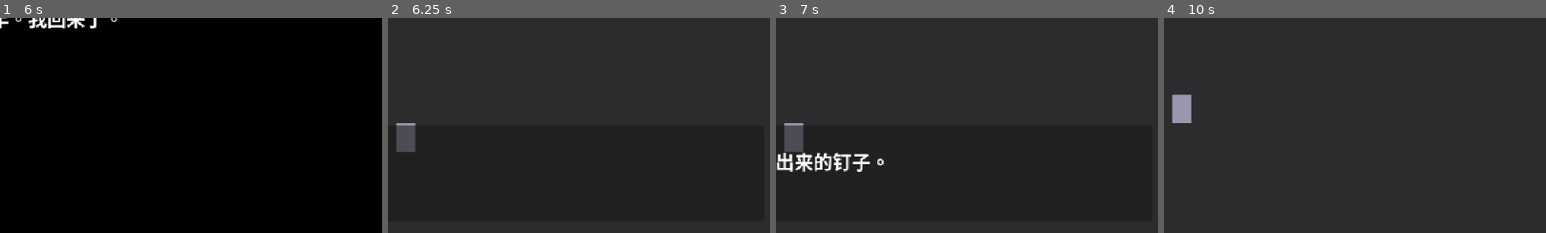
Above: before the commit, frames 1-4 (left to right).
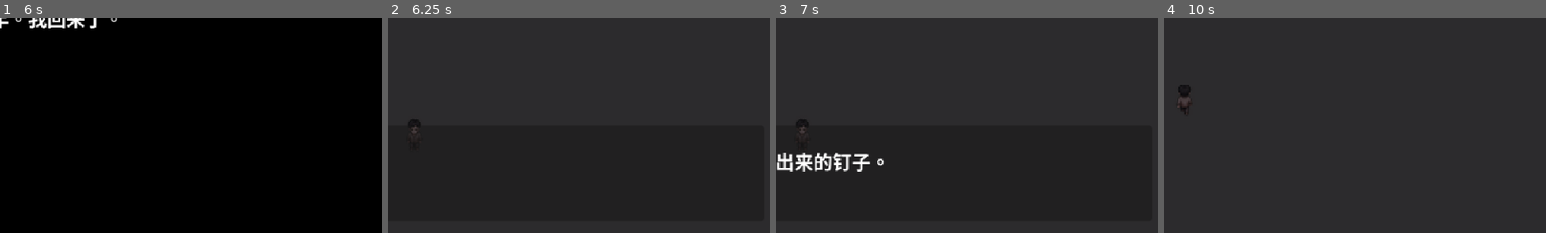
Above: after the commit, the same moments.

Repository: wjxdy/Lingguan_Nightward
Game: Godot game, scene res://scenes/opening.tscn
Same seed, same stepped clock (60 frames per second), same inputs: the game is played once before the commit and once after it.
Inputs (mouse positions are % of the whole screen's width and height, from its top left):
- Up to frame 1 (6 s): tap Enter (ui_accept) at 0.5, 0.77, 1.25, 1.52, 2, 2.75, 3.02, 3.5, 3.77, 4.52, 5 s; move the mouse to (72, 45) at 0.52 s; hold D (move_right) 0.53-1.28 s; hold E (interact) 0.53-1.28 s; click (72, 45) at 0.67 s; move the mouse to (30, 55) at 1.27 s; hold S (move_down) 1.28-2.03 s; tap Tab (journal) every 1.5 s from 1.35 to 5.85 s; move the mouse to (60, 28) at 2.02 s; hold D (move_right) 2.03-2.78 s; hold E (interact) 2.03-2.78 s; move the mouse to (45, 70) at 2.77 s; hold W (move_up) 2.78-3.53 s; click (45, 70) at 2.92 s; move the mouse to (80, 65) at 3.52 s; hold E (interact) 3.53-4.28 s; hold A (move_left) 3.53-5.03 s; move the mouse to (20, 35) at 4.27 s; move the mouse to (55, 50) at 5.02 s; hold S (move_down) 5.03-5.78 s; hold E (interact) 5.03-5.78 s; click (55, 50) at 5.17 s; move the mouse to (35, 25) at 5.77 s; hold D (move_right) from 5.78 s (still down)
- Up to frame 2 (6.25 s): keep holding D (move_right); tap Enter (ui_accept) at 6.02 s
- Up to frame 3 (7 s): move the mouse to (72, 45) at 6.52 s; release D (move_right) at 6.53 s; hold W (move_up) from 6.53 s (still down); hold E (interact) from 6.53 s (still down); tap Enter (ui_accept) at 6.77 s
- Up to frame 4 (10 s): move the mouse to (30, 55) at 7.27 s; release W (move_up) at 7.28 s; release E (interact) at 7.28 s; hold D (move_right) 7.28-8.03 s; tap Tab (journal) at 7.35, 8.85 s; click (30, 55) at 7.42 s; tap Enter (ui_accept) at 7.52, 9.02, 9.77 s; move the mouse to (60, 28) at 8.02 s; hold S (move_down) 8.03-8.78 s; hold E (interact) 8.03-8.78 s; move the mouse to (45, 70) at 8.77 s; hold A (move_left) 8.78-9.53 s; move the mouse to (80, 65) at 9.52 s; hold W (move_up) from 9.53 s (still down); hold E (interact) from 9.53 s (still down); click (80, 65) at 9.67 s
The pictures show only the part of the screen within x 48-98%, y 50-100%; the shares and areas given below are measured in that part.

Frame 1 is identical in both runs. In frame 2, 0.7% of the frame differs, in the area x 2-9%, y 47-63%; in frame 3, 0.7%; in frame 4, 0.8%, in the area x 2-8%, y 31-49%.

Commit message:
feat: 接入主角名瞳四方向行走动画（替换灰盒方块）

Diff:
--- a/game/scenes/player.tscn
+++ b/game/scenes/player.tscn
@@ -1,6 +1,174 @@
-[gd_scene load_steps=4 format=3]
+[gd_scene load_steps=21 format=3]
 
 [ext_resource type="Script" path="res://scripts/player.gd" id="1_player"]
+[ext_resource type="Texture2D" path="res://assets/sprites/mingtong_walk_sheet_128.png" id="2_sheet"]
+
+[sub_resource type="AtlasTexture" id="at_down_0"]
+atlas = ExtResource("2_sheet")
+region = Rect2(0, 0, 32, 32)
+
+[sub_resource type="AtlasTexture" id="at_down_1"]
+atlas = ExtResource("2_sheet")
+region = Rect2(32, 0, 32, 32)
+
+[sub_resource type="AtlasTexture" id="at_down_2"]
+atlas = ExtResource("2_sheet")
+region = Rect2(64, 0, 32, 32)
+
+[sub_resource type="AtlasTexture" id="at_down_3"]
+atlas = ExtResource("2_sheet")
+region = Rect2(96, 0, 32, 32)
+
+[sub_resource type="AtlasTexture" id="at_left_0"]
+atlas = ExtResource("2_sheet")
+region = Rect2(0, 32, 32, 32)
+
+[sub_resource type="AtlasTexture" id="at_left_1"]
+atlas = ExtResource("2_sheet")
+region = Rect2(32, 32, 32, 32)
+
+[sub_resource type="AtlasTexture" id="at_left_2"]
+atlas = ExtResource("2_sheet")
+region = Rect2(64, 32, 32, 32)
+
+[sub_resource type="AtlasTexture" id="at_left_3"]
+atlas = ExtResource("2_sheet")
+region = Rect2(96, 32, 32, 32)
+
+[sub_resource type="AtlasTexture" id="at_right_0"]
+atlas = ExtResource("2_sheet")
+region = Rect2(0, 64, 32, 32)
+
+[sub_resource type="AtlasTexture" id="at_right_1"]
+atlas = ExtResource("2_sheet")
+region = Rect2(32, 64, 32, 32)
+
+[sub_resource type="AtlasTexture" id="at_right_2"]
+atlas = ExtResource("2_sheet")
+region = Rect2(64, 64, 32, 32)
+
+[sub_resource type="AtlasTexture" id="at_right_3"]
+atlas = ExtResource("2_sheet")
+region = Rect2(96, 64, 32, 32)
+
+[sub_resource type="AtlasTexture" id="at_up_0"]
+atlas = ExtResource("2_sheet")
+region = Rect2(0, 96, 32, 32)
+
+[sub_resource type="AtlasTexture" id="at_up_1"]
+atlas = ExtResource("2_sheet")
+region = Rect2(32, 96, 32, 32)
+
+[sub_resource type="AtlasTexture" id="at_up_2"]
+atlas = ExtResource("2_sheet")
+region = Rect2(64, 96, 32, 32)
+
+[sub_resource type="AtlasTexture" id="at_up_3"]
+atlas = ExtResource("2_sheet")
+region = Rect2(96, 96, 32, 32)
+
+[sub_resource type="SpriteFrames" id="SpriteFrames_walk"]
+animations = [{
+"frames": [{
+"duration": 1.0,
+"texture": SubResource("at_down_0")
+}],
+"loop": true,
+"name": &"idle_down",
+"speed": 5.0
+}, {
+"frames": [{
+"duration": 1.0,
+"texture": SubResource("at_left_0")
+}],
+"loop": true,
+"name": &"idle_left",
+"speed": 5.0
+}, {
+"frames": [{
+"duration": 1.0,
+"texture": SubResource("at_right_0")
+}],
+"loop": true,
+"name": &"idle_right",
+"speed": 5.0
+}, {
+"frames": [{
+"duration": 1.0,
+"texture": SubResource("at_up_0")
+}],
+"loop": true,
+"name": &"idle_up",
+"speed": 5.0
+}, {
+"frames": [{
+"duration": 1.0,
+"texture": SubResource("at_down_0")
+}, {
+"duration": 1.0,
+"texture": SubResource("at_down_1")
+}, {
+"duration": 1.0,
+"texture": SubResource("at_down_2")
+}, {
+"duration": 1.0,
+"texture": SubResource("at_down_3")
+}],
+"loop": true,
+"name": &"walk_down",
+"speed": 8.0
+}, {
+"frames": [{
+"duration": 1.0,
+"texture": SubResource("at_left_0")
+}, {
+"duration": 1.0,
+"texture": SubResource("at_left_1")
+}, {
+"duration": 1.0,
+"texture": SubResource("at_left_2")
+}, {
+"duration": 1.0,
+"texture": SubResource("at_left_3")
+}],
+"loop": true,
+"name": &"walk_left",
+"speed": 8.0
+}, {
+"frames": [{
+"duration": 1.0,
+"texture": SubResource("at_right_0")
+}, {
+"duration": 1.0,
+"texture": SubResource("at_right_1")
+}, {
+"duration": 1.0,
+"texture": SubResource("at_right_2")
+}, {
+"duration": 1.0,
+"texture": SubResource("at_right_3")
+}],
+"loop": true,
+"name": &"walk_right",
+"speed": 8.0
+}, {
+"frames": [{
+"duration": 1.0,
+"texture": SubResource("at_up_0")
+}, {
+"duration": 1.0,
+"texture": SubResource("at_up_1")
+}, {
+"duration": 1.0,
+"texture": SubResource("at_up_2")
+}, {
+"duration": 1.0,
+"texture": SubResource("at_up_3")
+}],
+"loop": true,
+"name": &"walk_up",
+"speed": 8.0
+}]
 
 [sub_resource type="RectangleShape2D" id="RectangleShape2D_body"]
 size = Vector2(14, 16)
@@ -11,9 +179,11 @@
 [node name="Player" type="CharacterBody2D"]
 script = ExtResource("1_player")
 
-[node name="Body" type="Polygon2D" parent="."]
-color = Color(1, 1, 1, 1)
-polygon = PackedVector2Array(-8, -12, 8, -12, 8, 12, -8, 12)
+[node name="Anim" type="AnimatedSprite2D" parent="."]
+position = Vector2(0, -4)
+sprite_frames = SubResource("SpriteFrames_walk")
+animation = &"idle_down"
+autoplay = "idle_down"
 
 [node name="Shape" type="CollisionShape2D" parent="."]
 position = Vector2(0, 4)
--- a/game/scripts/player.gd
+++ b/game/scripts/player.gd
@@ -6,8 +6,10 @@
 var can_move := true
 
 var _nearby: Array[Area2D] = []
+var _facing := "down"
 
 @onready var interact_area: Area2D = $InteractArea
+@onready var anim: AnimatedSprite2D = $Anim
 
 func _ready() -> void:
 	add_to_group("player")
@@ -20,6 +22,15 @@
 	else:
 		velocity = Input.get_vector("move_left", "move_right", "move_up", "move_down") * SPEED
 	move_and_slide()
+	# —— 行走/待机动画 ——
+	if velocity.length() > 1.0:
+		if absf(velocity.x) > absf(velocity.y):
+			_facing = "right" if velocity.x > 0.0 else "left"
+		else:
+			_facing = "down" if velocity.y > 0.0 else "up"
+		anim.play("walk_" + _facing)
+	else:
+		anim.play("idle_" + _facing)
 
 func _unhandled_input(event: InputEvent) -> void:
 	if not event.is_action_pressed("interact"):
Binary file added: game/assets/sprites/mingtong_walk_down_preview.gif
Binary file added: game/assets/sprites/mingtong_walk_sheet_128.png
